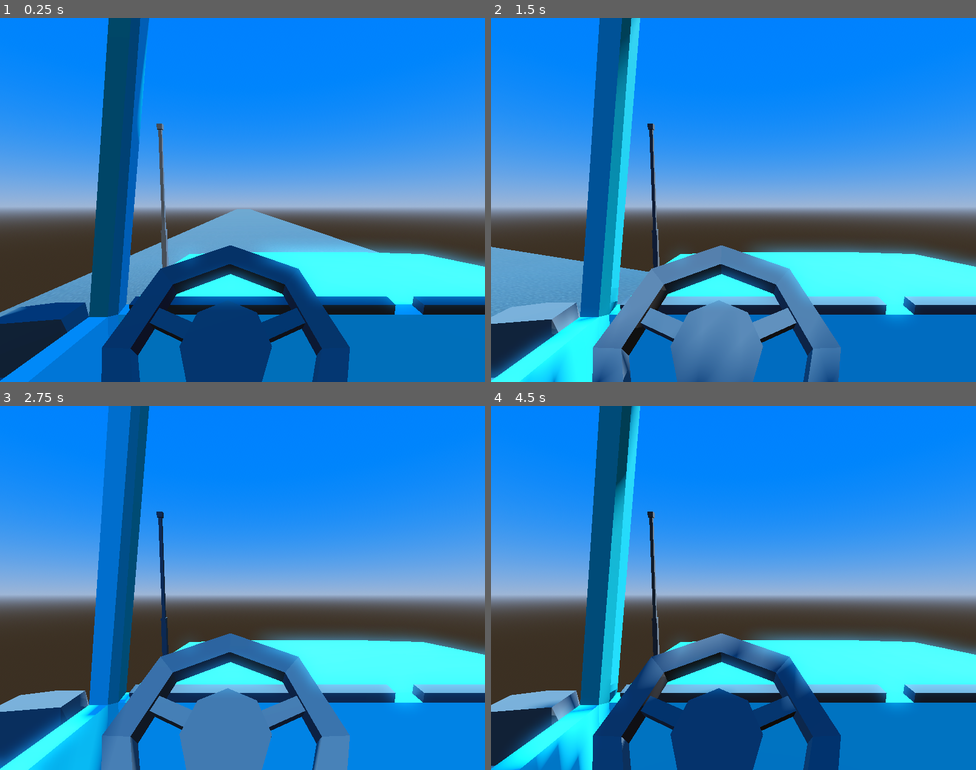
Above: before the commit, frames 1-4 (two rows, left to right).
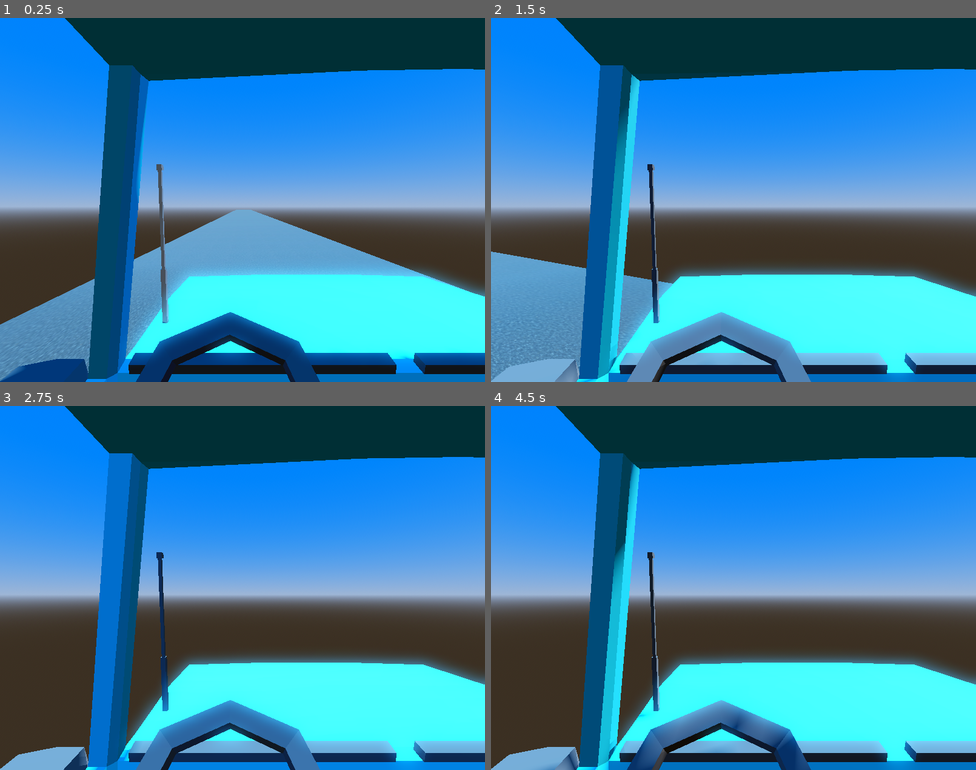
Above: after the commit, the same moments.

Repository: reo6/arcadetrucking
Game: Godot game, scene res://scenes/game.tscn
Same seed, same stepped clock (60 frames per second), same inputs: the game is played once before the commit and once after it.
Inputs:
- Up to frame 1 (0.25 s): no input
- Up to frame 2 (1.5 s): tap Enter at 0.5 s; hold D (turn_right) 0.53-1.28 s; hold S (move_backward) from 1.28 s (still down)
- Up to frame 3 (2.75 s): release S (move_backward) at 2.03 s; hold D (turn_right) from 2.03 s (still down)
- Up to frame 4 (4.5 s): release D (turn_right) at 2.78 s; hold W (move_forward) 2.78-3.53 s; hold A (turn_left) from 3.53 s (still down)

The runs differ from the first frame. In frame 1, 41% of the frame differs, in the area x 0-100%, y 0-100%; in frame 2, 42%; in frame 3, 41%; in frame 4, 43%.

Commit message:
Adjust camera location

Diff:
--- a/scenes/game.tscn
+++ b/scenes/game.tscn
@@ -77,4 +77,4 @@
 transform = Transform3D(0.965536, 0.260269, 0, -0.260269, 0.965536, 0, 0, 0, 1, 0, 1.54334, -0.215674)
 
 [node name="Camera3D" type="Camera3D" parent="Player/Head"]
-transform = Transform3D(-4.25071e-08, -0.233123, 0.972448, -1.01901e-08, 0.972448, 0.233123, -1, 5.4623e-14, -4.37115e-08, -0.136201, -0.0638226, 0.247312)
+transform = Transform3D(-4.25071e-08, -0.233123, 0.972447, -1.01901e-08, 0.972447, 0.233123, -1, 4.14113e-14, -4.37115e-08, -0.181639, 0.104743, 0.247312)
